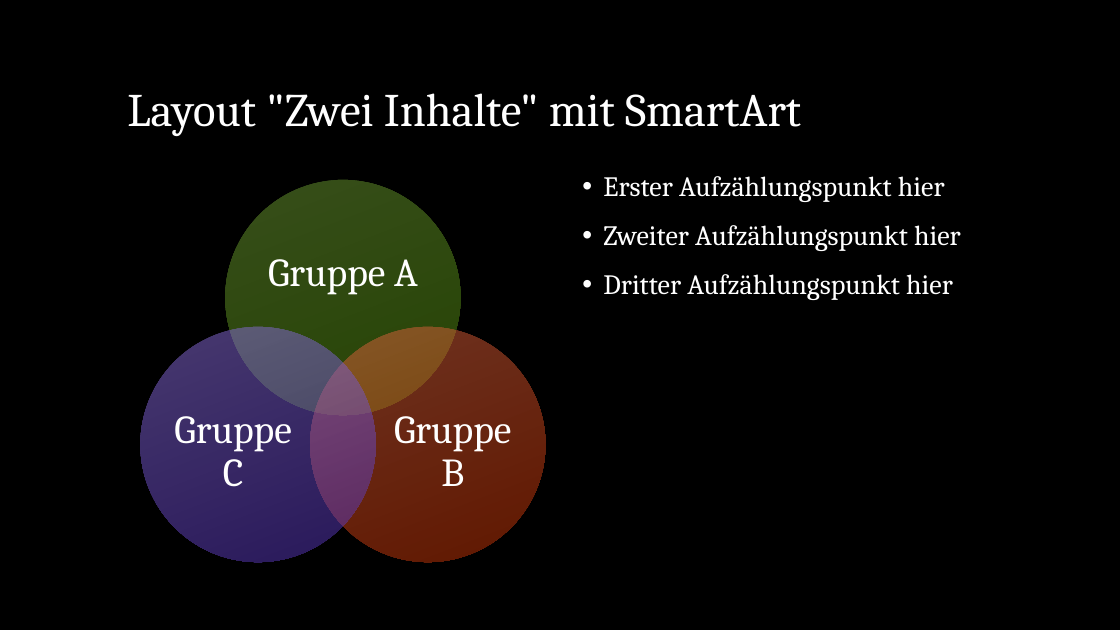
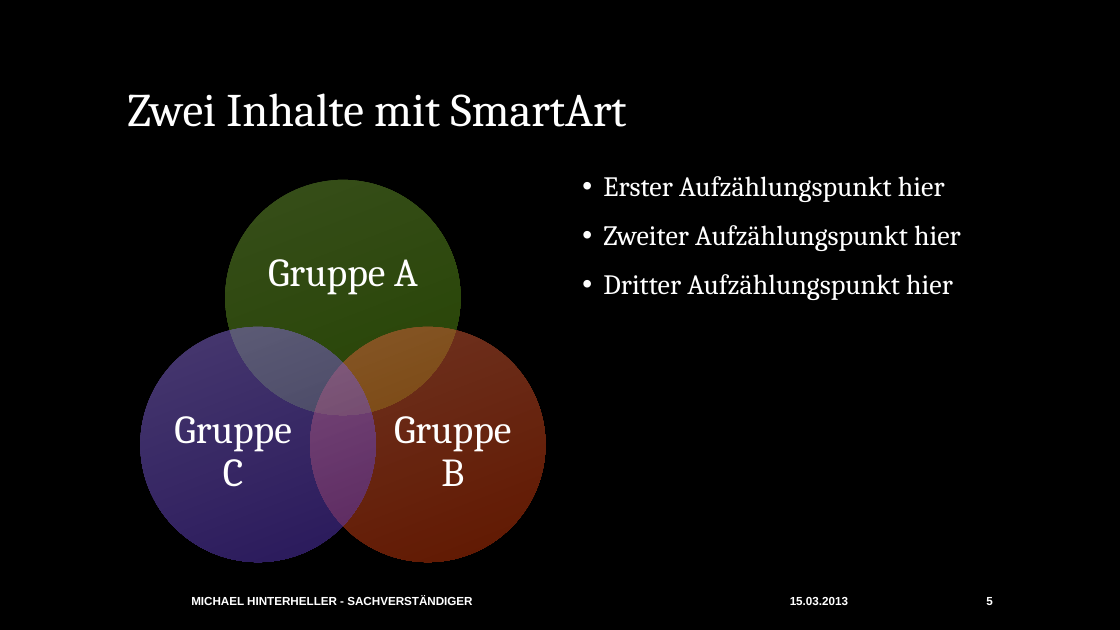
Before and after one commit to wlwwt/t3-hinterheller, a slide deck: slide 5 of _powerpoint/hinterheller.potx. Drawn at 1120x630 pixels with LibreOffice and Linux fonts; fonts in the diff are those of the drawing; background and template pictures are left out. Boxes give left, top, right and bottom in pixels: in the first picture for what was removed or moved away, otherwise in the second. Text is boxed around its words. In the diff, an @@ line names an element or a change of style, - is before the commit and + after.

```diff
--- a/_powerpoint/hinterheller.potx
+++ b/_powerpoint/hinterheller.potx
@@ title at (127, 93, 627, 127): text changed @@
-Layout "Zwei Inhalte" mit SmartArt
+Zwei Inhalte mit SmartArt
@@ text added at (191, 596, 472, 605), 10 pt, text #FFFFFF, bold @@
+MICHAEL HINTERHELLER - SACHVERSTÄNDIGER
@@ text added at (790, 597, 848, 605), 10 pt, text #FFFFFF, bold @@
+15.03.2013
@@ page number added at (986, 597, 992, 605), 10 pt, text #FFFFFF, bold @@
+5
```
Also in this commit, not shown: 4 other slides changed, 1 slide added, 1 slide removed, 1 other file.
